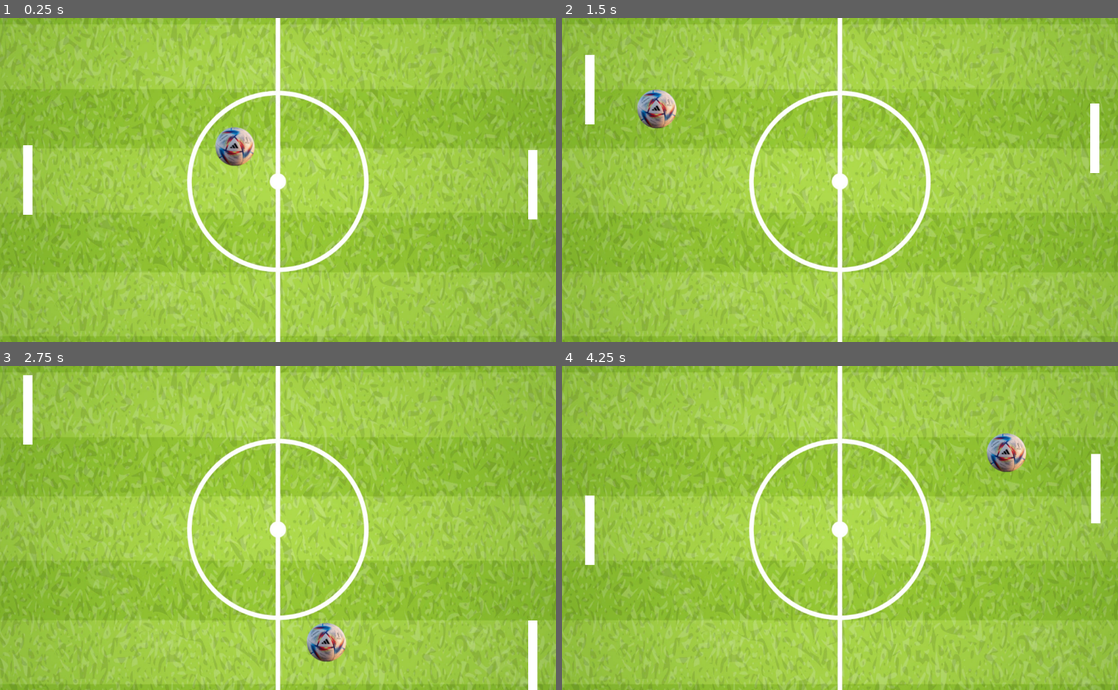
Above: before the commit, frames 1-4 (two rows, left to right).
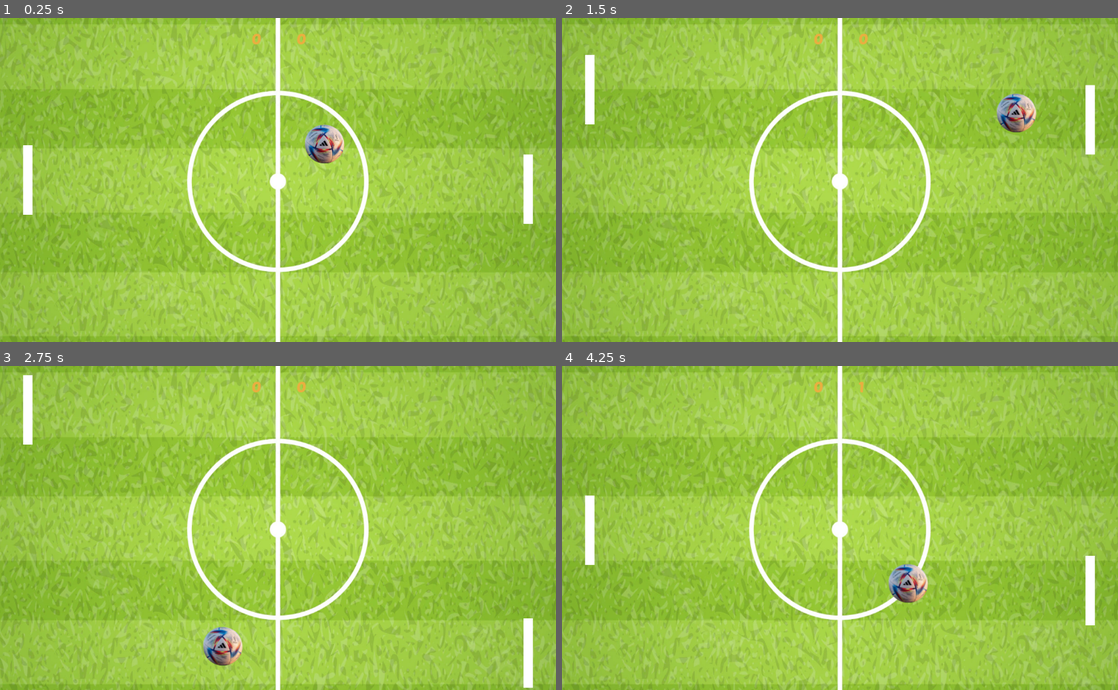
Above: after the commit, the same moments.

Repository: edwinupegui/godot-ping-pong
Game: Godot game, scene res://Level.tscn
Same seed, same stepped clock (60 frames per second), same inputs: the game is played once before the commit and once after it.
Inputs:
- Up to frame 1 (0.25 s): no input
- Up to frame 2 (1.5 s): hold Up (ui_up) 0.53-1.28 s; hold Down (ui_down) from 1.28 s (still down)
- Up to frame 3 (2.75 s): release Down (ui_down) at 2.03 s; hold Up (ui_up) from 2.03 s (still down)
- Up to frame 4 (4.25 s): release Up (ui_up) at 3.53 s; hold Down (ui_down) from 3.53 s (still down)

The runs differ from the first frame. In frame 1, 1.9% of the frame differs, in the area x 38-97%, y 4-64%; in frame 2, 1.9%; in frame 3, 1.8%; in frame 4, 2.2%, in the area x 45-97%, y 4-81%.

Commit message:
contador

Diff:
--- a/Ball.gd
+++ b/Ball.gd
@@ -1,4 +1,6 @@
 extends KinematicBody2D
+
+class_name Ball
 
 var speed = 0.0
 var direction = Vector2.ZERO
--- a/Oponente.gd
+++ b/Enemy.gd
@@ -11,7 +11,7 @@
 	move_and_slide(direction * speed)
 
 func _get_direction():
-	if abs(ball.position.y - position.y) > 10:
+	if abs(ball.position.y - position.y) > 55:
 		if ball.position.y > position.y:
 			return 1
 		else:
--- /dev/null
+++ b/Enemy.tscn
@@ -0,0 +1,14 @@
+[gd_scene load_steps=2 format=2]
+
+[sub_resource type="RectangleShape2D" id=4]
+extents = Vector2( 10, 75 )
+
+[node name="Enemy" type="KinematicBody2D"]
+
+[node name="ColorRect" type="ColorRect" parent="."]
+margin_right = 20.0
+margin_bottom = 150.0
+
+[node name="CollisionShape2D" type="CollisionShape2D" parent="."]
+position = Vector2( 10, 75 )
+shape = SubResource( 4 )
--- a/Level.gd
+++ b/Level.gd
@@ -1,4 +1,11 @@
 extends Node2D
+
+var PlayerScore = 0
+var EnemyScore = 0
+
+func _process(delta):
+	$MarcadorPlayer.text = str(PlayerScore)
+	$MarcadorOponente.text = str(EnemyScore)
 
 func _restart_game():
 	$Ball.is_moving = false
@@ -8,8 +15,11 @@
 
 
 func _on_ArcoPlayer_body_entered(body):
-	_restart_game()
+	if body is Ball:
+		EnemyScore += 1
+		_restart_game()
 
-
-func _on_ArcoOponentes_area_shape_entered(area_rid, area, area_shape_index, local_shape_index):
-	_restart_game()
+func _on_ArcoOponentes_body_entered(body):
+	if body is Ball:
+		PlayerScore += 1
+		_restart_game()
--- a/Level.tscn
+++ b/Level.tscn
@@ -1,18 +1,28 @@
-[gd_scene load_steps=10 format=2]
+[gd_scene load_steps=14 format=2]
 
 [ext_resource path="res://img/soccer-green-field.png" type="Texture" id=1]
 [ext_resource path="res://Player.tscn" type="PackedScene" id=2]
 [ext_resource path="res://Ball.tscn" type="PackedScene" id=3]
 [ext_resource path="res://Player.gd" type="Script" id=4]
 [ext_resource path="res://Ball.gd" type="Script" id=5]
-[ext_resource path="res://Oponente.gd" type="Script" id=6]
 [ext_resource path="res://Level.gd" type="Script" id=7]
+[ext_resource path="res://PoetsenOne-Regular.ttf" type="DynamicFontData" id=8]
+[ext_resource path="res://Enemy.tscn" type="PackedScene" id=9]
+[ext_resource path="res://Enemy.gd" type="Script" id=10]
 
 [sub_resource type="RectangleShape2D" id=1]
 extents = Vector2( 600, 50 )
 
 [sub_resource type="RectangleShape2D" id=2]
 extents = Vector2( 50, 350 )
+
+[sub_resource type="DynamicFont" id=3]
+size = 32
+font_data = ExtResource( 8 )
+
+[sub_resource type="DynamicFont" id=4]
+size = 32
+font_data = ExtResource( 8 )
 
 [node name="Level" type="Node2D"]
 script = ExtResource( 7 )
@@ -52,13 +62,34 @@
 position = Vector2( 50, 275 )
 script = ExtResource( 4 )
 
+[node name="Enemy" parent="." instance=ExtResource( 9 )]
+position = Vector2( 1130, 275 )
+script = ExtResource( 10 )
+
+[node name="MarcadorPlayer" type="Label" parent="."]
+margin_left = 393.0
+margin_top = 25.0
+margin_right = 714.0
+margin_bottom = 64.0
+custom_colors/font_color = Color( 0.913725, 0.686275, 0.25098, 1 )
+custom_fonts/font = SubResource( 3 )
+text = "Marcador player"
+align = 1
+valign = 1
+
 [node name="Ball" parent="." instance=ExtResource( 3 )]
 position = Vector2( 600, 350 )
 script = ExtResource( 5 )
 
-[node name="Oponente" parent="." instance=ExtResource( 2 )]
-position = Vector2( 1140, 275 )
-script = ExtResource( 6 )
+[node name="MarcadorOponente" type="Label" parent="."]
+margin_left = 640.0
+margin_top = 25.0
+margin_right = 945.0
+margin_bottom = 64.0
+custom_colors/font_color = Color( 0.913725, 0.686275, 0.25098, 1 )
+custom_fonts/font = SubResource( 4 )
+text = "Marcador Oponente"
 
 [connection signal="body_entered" from="ArcoPlayer" to="." method="_on_ArcoPlayer_body_entered"]
 [connection signal="area_shape_entered" from="ArcoOponentes" to="." method="_on_ArcoOponentes_area_shape_entered"]
+[connection signal="body_entered" from="ArcoOponentes" to="." method="_on_ArcoOponentes_body_entered"]
--- a/project.godot
+++ b/project.godot
@@ -7,6 +7,16 @@
 ;   param=value ; assign values to parameters
 
 config_version=4
+
+_global_script_classes=[ {
+"base": "KinematicBody2D",
+"class": "Ball",
+"language": "GDScript",
+"path": "res://Ball.gd"
+} ]
+_global_script_class_icons={
+"Ball": ""
+}
 
 [application]
 
Binary file added: PoetsenOne-Regular.ttf
